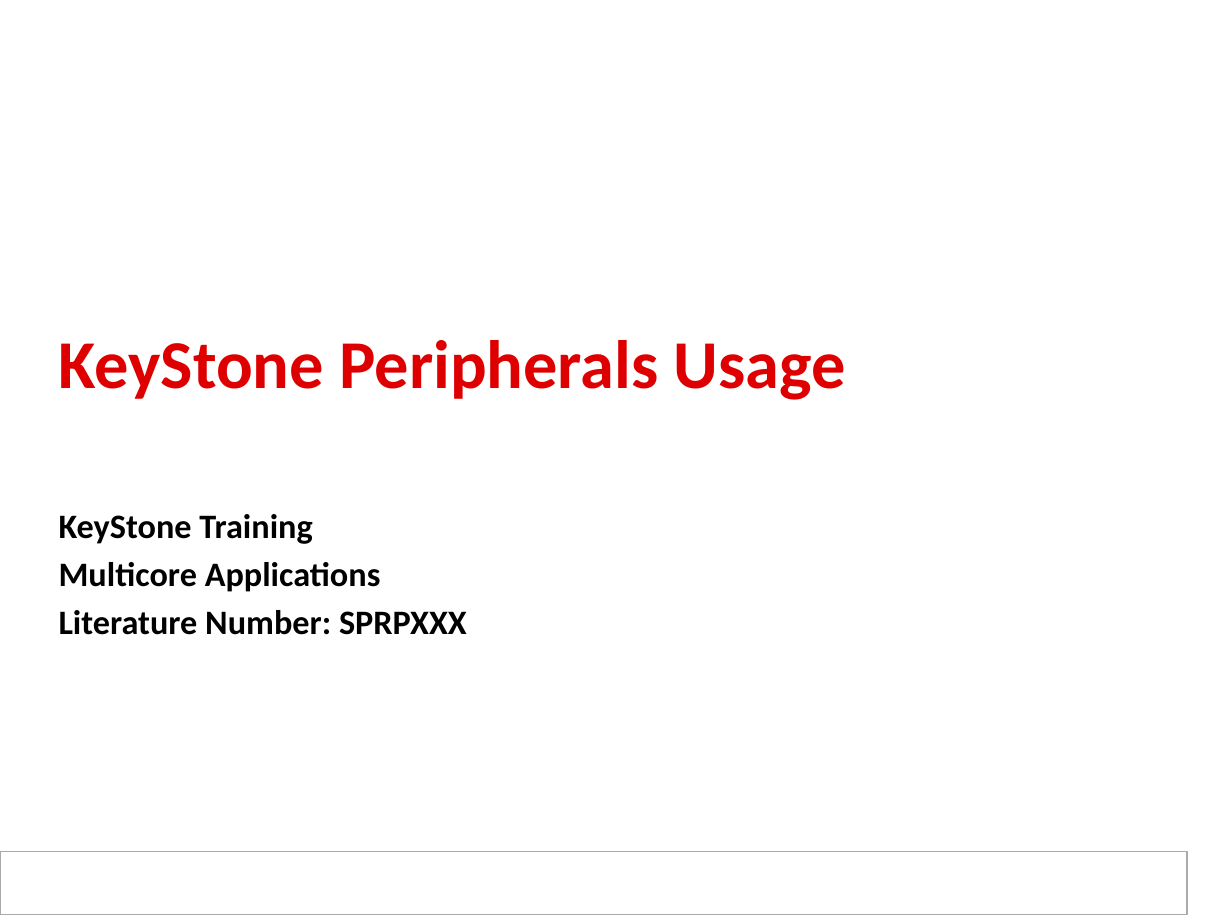
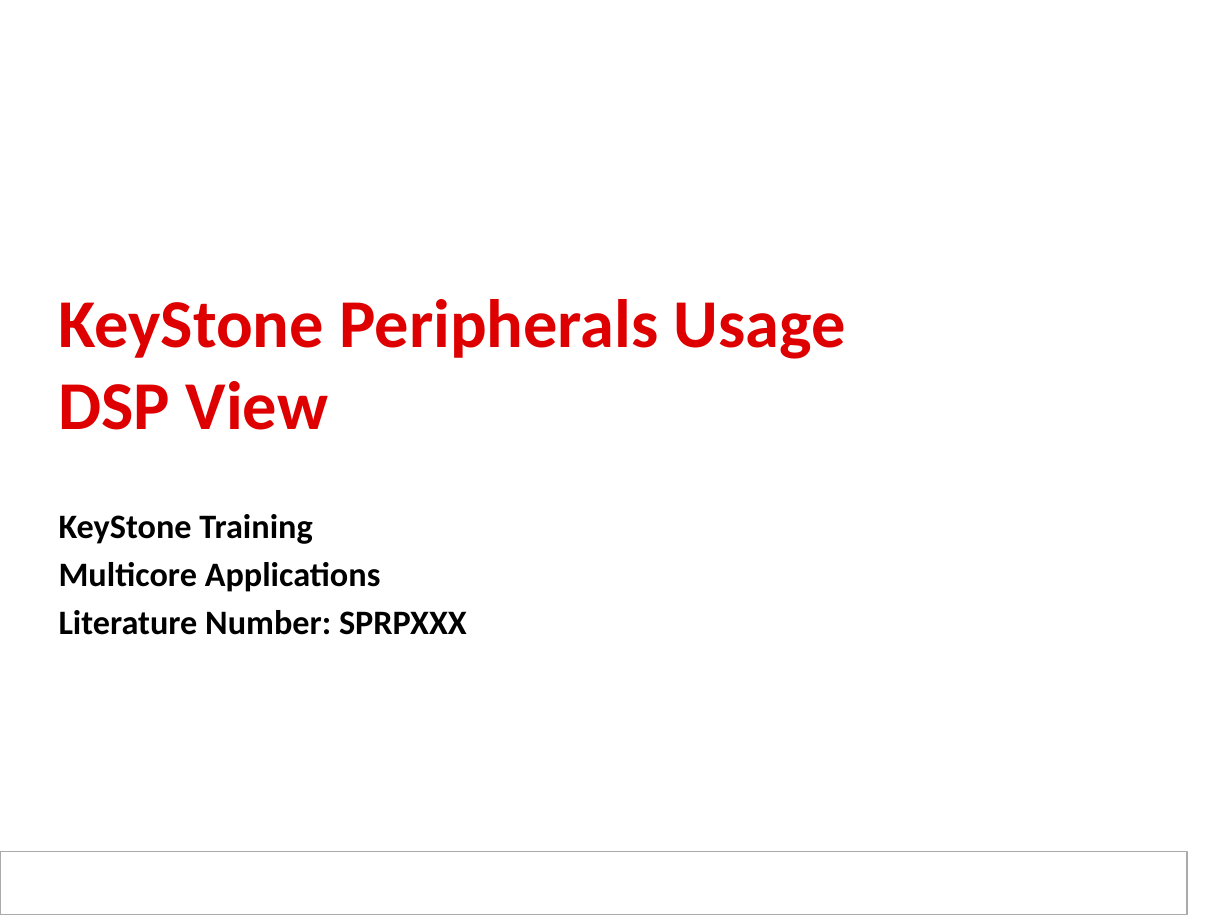
Before and after one commit to hari1989/keystone-workshop, a slide deck: slide 1 of slides/KeyStone Peripherals Usage.pptx. Drawn at 1232x924 pixels with LibreOffice and Linux fonts; fonts in the diff are those of the drawing; background and template pictures are left out. Boxes give left, top, right and bottom in pixels: in the first picture for what was removed or moved away, otherwise in the second. Text is boxed around its words. In the diff, an @@ line names an element or a change of style, - is before the commit and + after.

```diff
--- a/slides/KeyStone Peripherals Usage.pptx
+++ b/slides/KeyStone Peripherals Usage.pptx
@@ title at (59,299,846,430): text changed @@
-KeyStone Peripherals Usage
+KeyStone Peripherals Usage
+DSP View
```
Also in this commit, not shown: 1 other slide changed, 12 slides removed, 2 other files.
